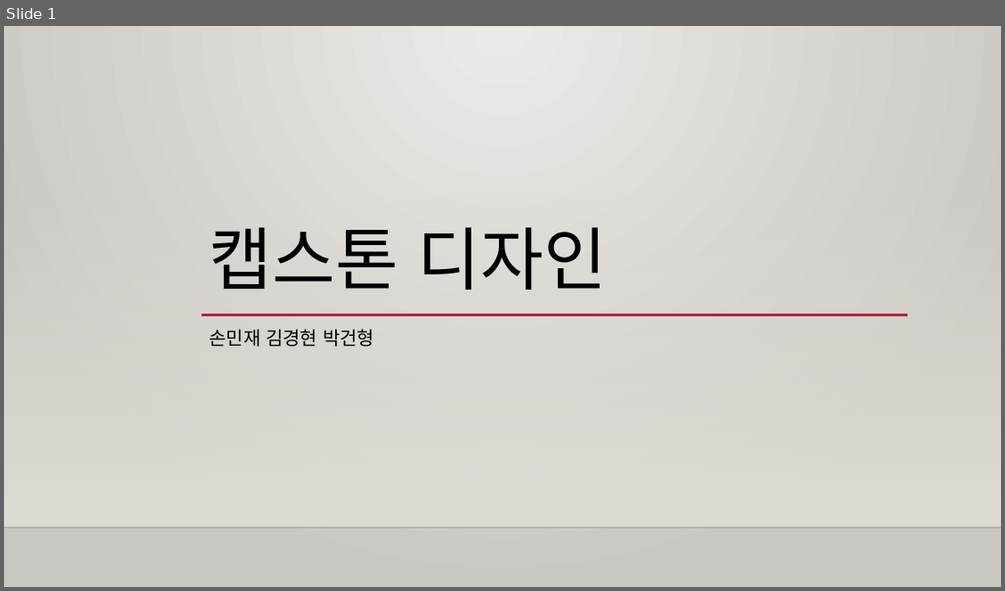
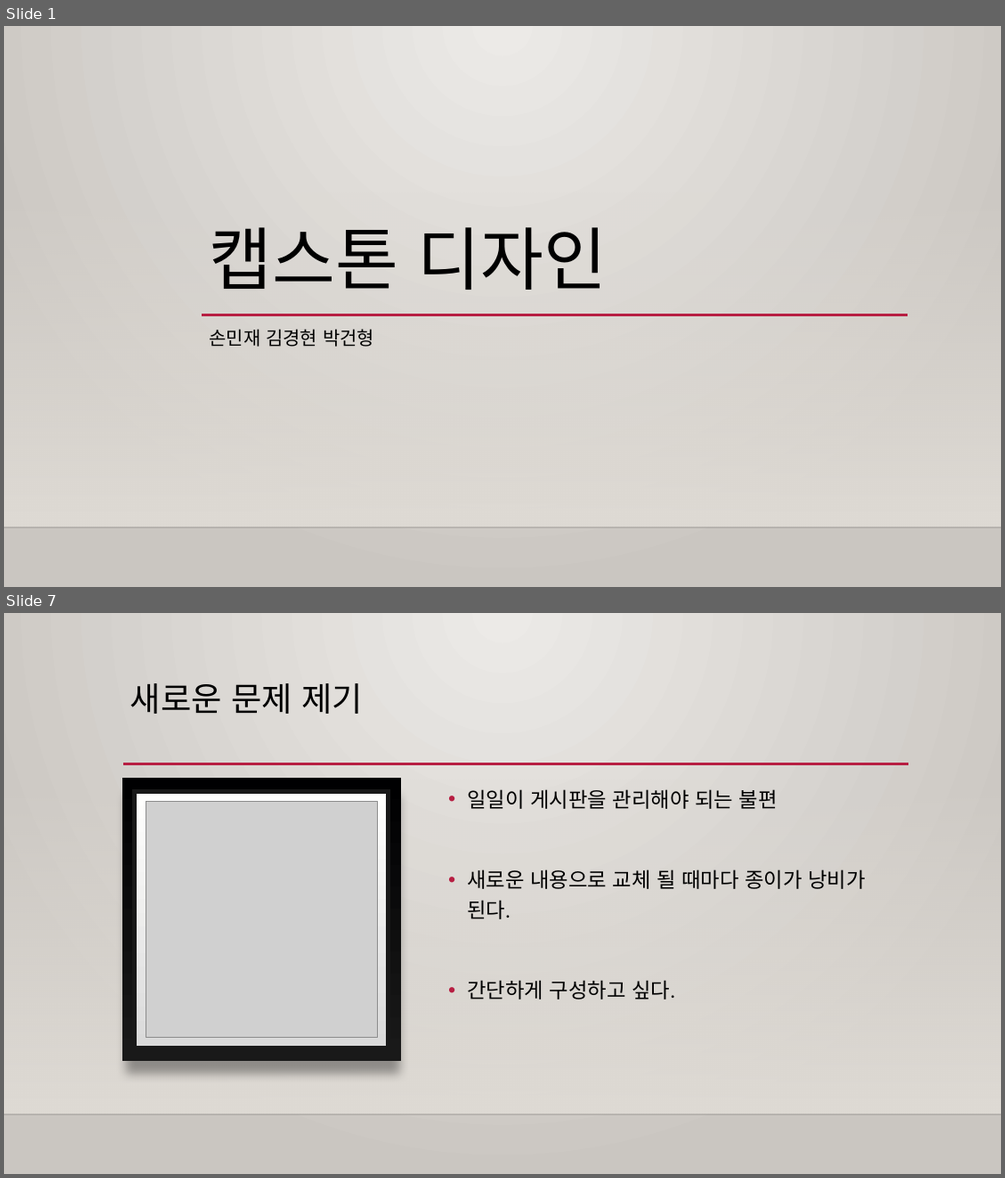
Before and after one commit to Capstone-Design/Documents, a slide deck: 캡스톤디자인발표.pptx. Shown one above the other, each under a label of ours: slide 1 before the commit, slides 1 and 7 after it; the slides between them are not shown. The pictures are 1005x591 and 1005x1178 pixels, drawn with LibreOffice and Linux fonts; fonts in the diff are those of the drawing; grey boxes stand for pictures; background and template pictures are left out. Boxes give left, top, right and bottom in pixels: in the first picture for what was removed or moved away, otherwise in the second. Text is boxed around its words. In the diff, an @@ line names an element or a change of style, - is before the commit and + after.

```diff
--- a/캡스톤디자인발표.pptx
+++ b/캡스톤디자인발표.pptx
@@ slide 7 added at [4, 613, 1001, 1174], background gradient #ECEAE7 to #CAC7C1; not listed: 2 template elements that a slide beside it also shows @@
@@ title added at [130, 683, 363, 714], 32 pt, text #000000 @@
+새로운 문제 제기
@@ line added from (123, 764) to (909, 764), #B71E42 2.5 pt @@
@@ rectangle added at [122, 778, 401, 1060], fill gradient #000001 to #191919 @@
@@ rectangle added at [134, 792, 388, 1047], fill gradient #DADADA to #FFFFFE, outline #191919 4 pt @@
@@ text added at [467, 789, 865, 999], 20 pt, text #000000 @@
+• 일일이 게시판을 관리해야 되는 불편
+• 새로운 내용으로 교체 될 때마다 종이가 낭비가 된다.
+• 간단하게 구성하고 싶다.
@@ picture added at [146, 802, 378, 1038] @@
```
Also in this commit, not shown: 1 slide changed, 5 other slides added, 1 slide removed.
